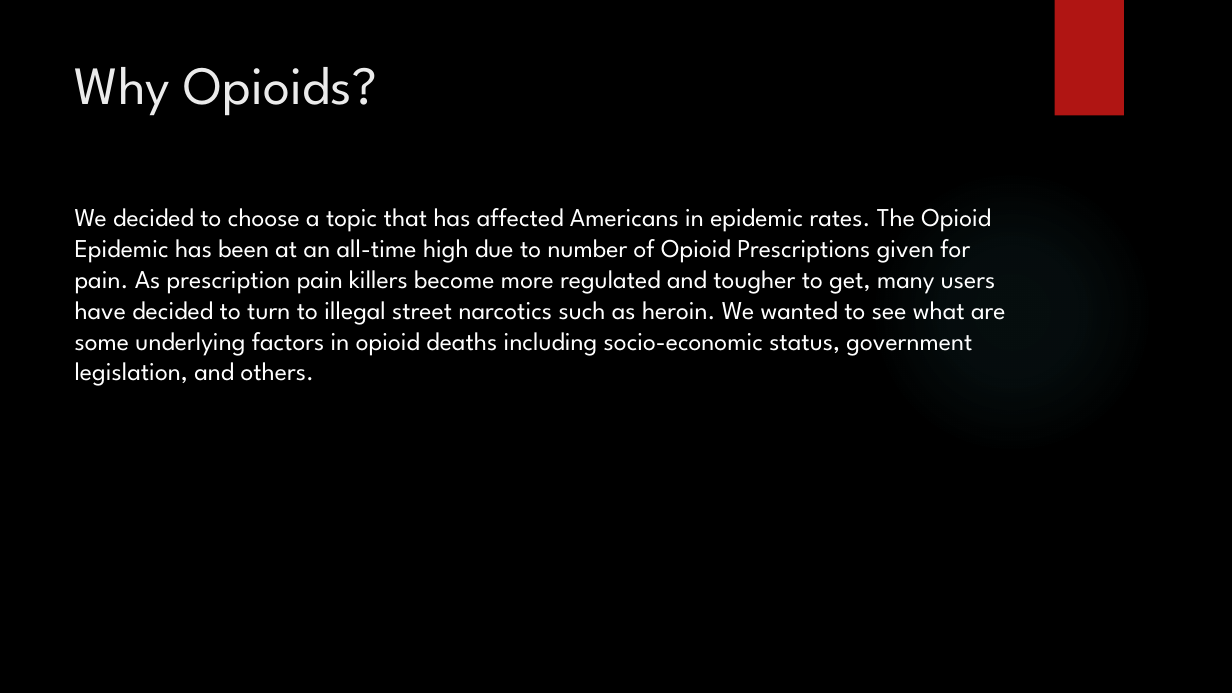
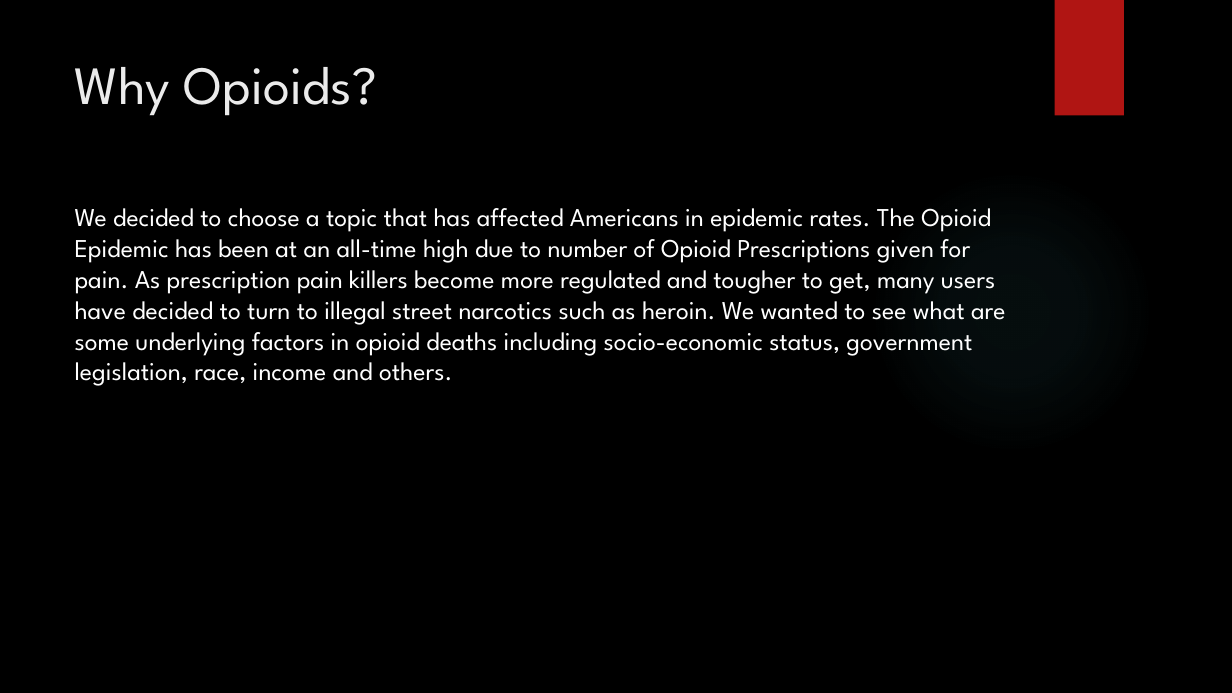
Before and after one commit to GregPoppe/opioid_project, a slide deck: slide 2 of Opioid_Crisis.pptx. Drawn at 1232x693 pixels with LibreOffice and Linux fonts; fonts in the diff are those of the drawing; background and template pictures are left out. Boxes give left, top, right and bottom in pixels: in the first picture for what was removed or moved away, otherwise in the second. Text is boxed around its words. In the diff, an @@ line names an element or a change of style, - is before the commit and + after.

```diff
--- a/Opioid_Crisis.pptx
+++ b/Opioid_Crisis.pptx
@@ text at (75, 208, 1005, 386): text changed @@
-We decided to choose a topic that has affected Americans in epidemic rates. The Opioid Epidemic has been at an all-time high due to number of Opioid Prescriptions given for pain. As prescription pain killers become more regulated and tougher to get, many users have decided to turn to illegal street narcotics such as heroin. We wanted to see what are some underlying factors in opioid deaths including socio-economic status, government legislation, and others.
+We decided to choose a topic that has affected Americans in epidemic rates. The Opioid Epidemic has been at an all-time high due to number of Opioid Prescriptions given for pain. As prescription pain killers become more regulated and tougher to get, many users have decided to turn to illegal street narcotics such as heroin. We wanted to see what are some underlying factors in opioid deaths including socio-economic status, government legislation, race, income and others.
```
Also in this commit, not shown: 5 other slides changed, 6 slides added.
